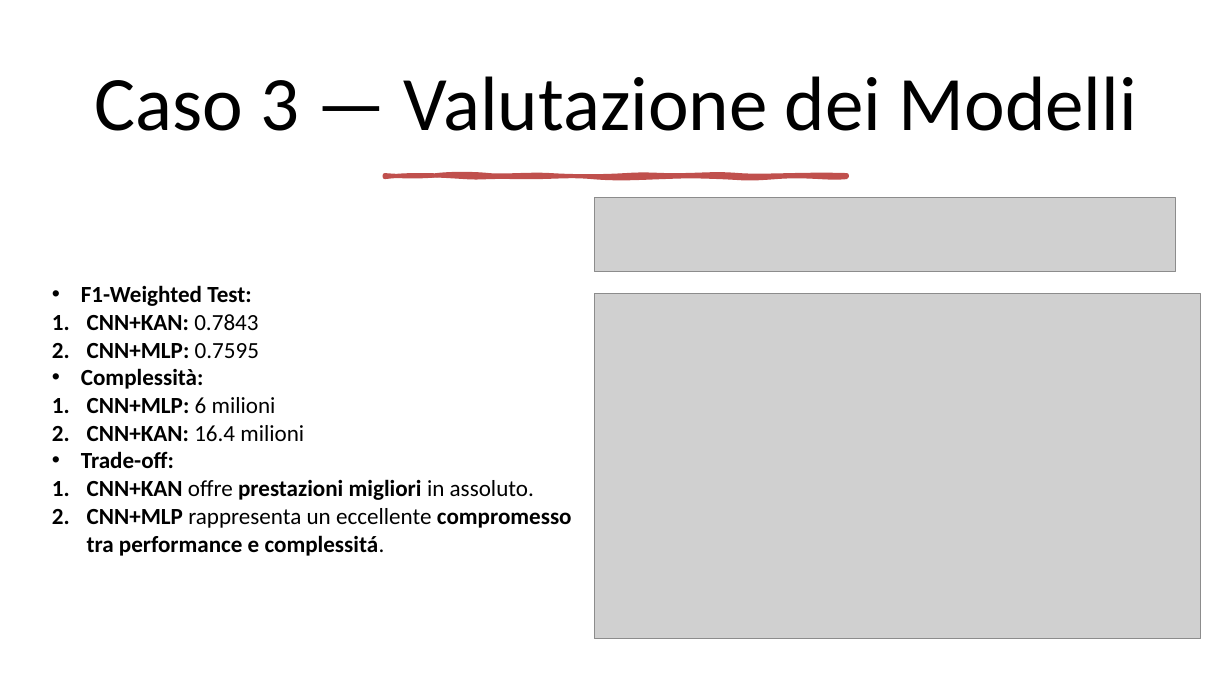
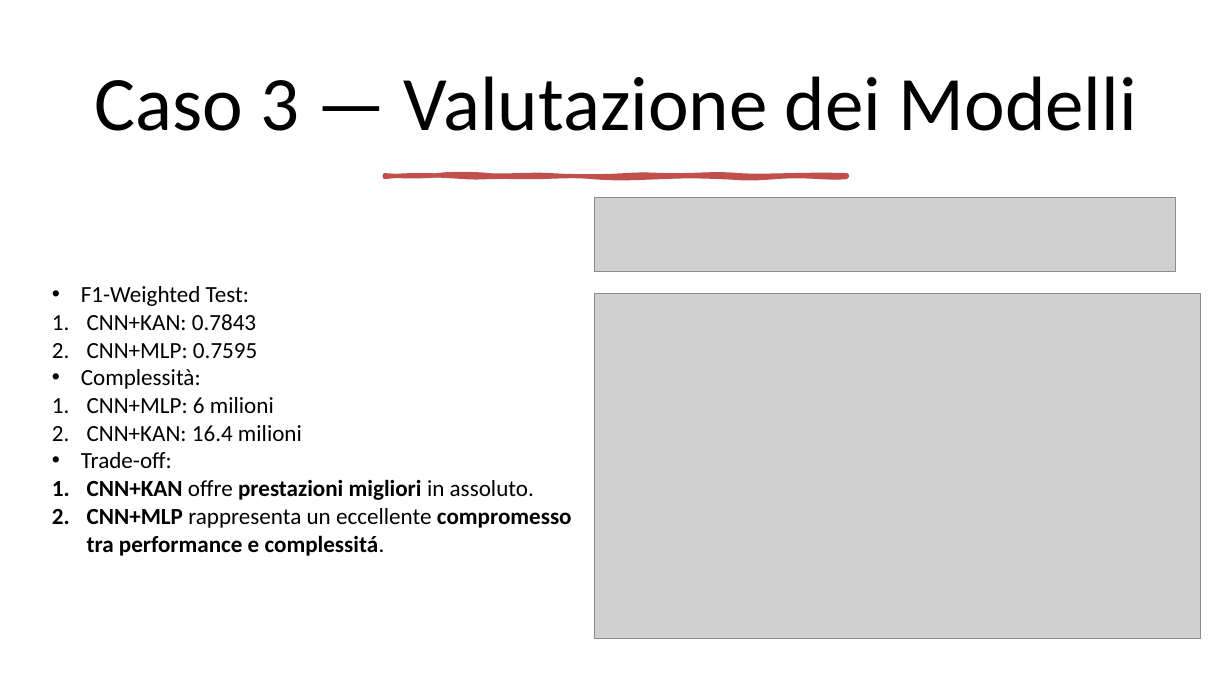
Before and after one commit to mtomas03/Thesis_Paper, a slide deck: slide 21 of Presentation.pptx. Drawn at 1232x693 pixels with LibreOffice and Linux fonts; fonts in the diff are those of the drawing; grey boxes stand for pictures. Boxes give left, top, right and bottom in pixels: in the first picture for what was removed or moved away, otherwise in the second. Text is boxed around its words. In the diff, an @@ line names an element or a change of style, - is before the commit and + after.

```diff
--- a/Presentation.pptx
+++ b/Presentation.pptx
@@ text at [81,286,302,468]: bold off in "F1-Weighted Test:", "CNN+KAN:", "CNN+MLP:", "Complessità:" and 3 more places @@
```
Also in this commit, not shown: 6 other slides changed.
